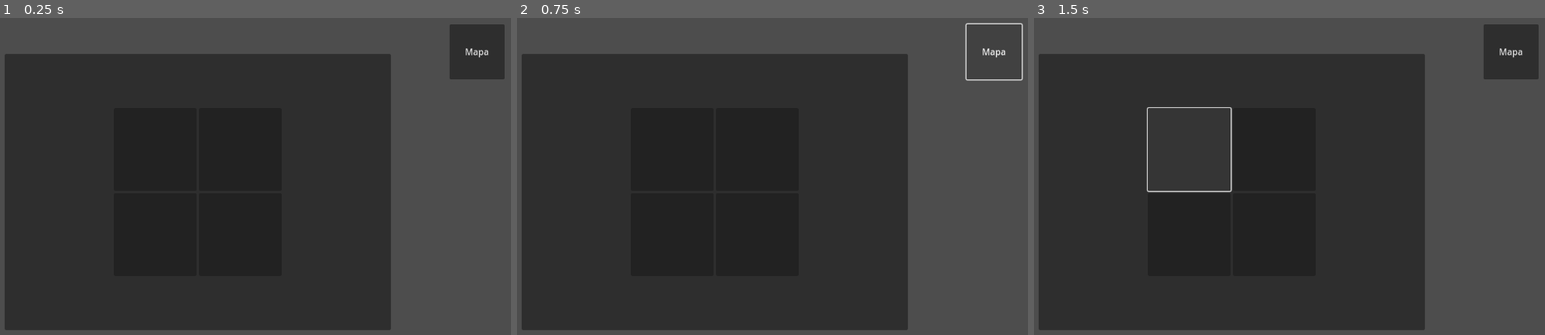
Above: before the commit, frames 1-3 (left to right).
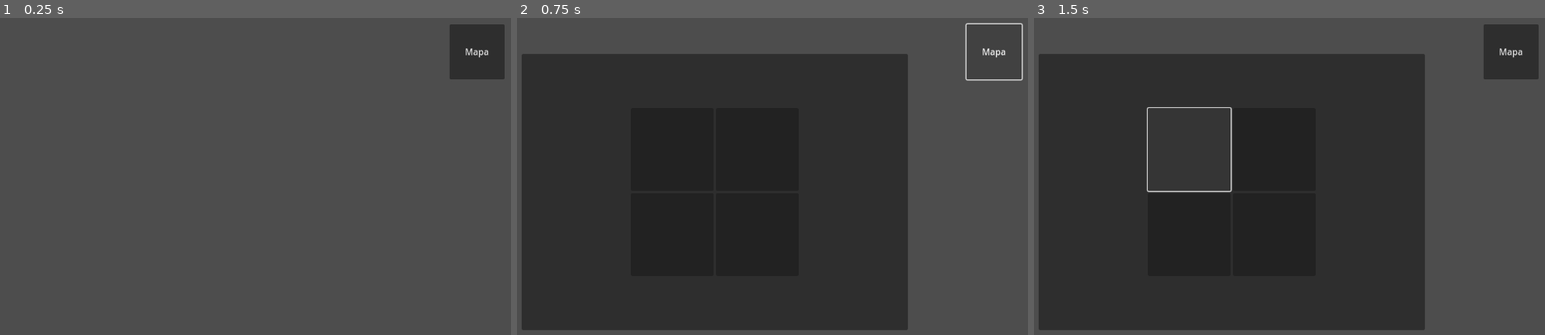
Above: after the commit, the same moments.

Repository: LordPapin/P_M_y_M
Game: Godot game, scene res://boton_escenarios.tscn
The game is run twice, just before and just after one commit, with the same random seed, the same clock (stepped at 60 frames per second) and the same inputs. The project has no main scene, so this scene is started directly.
Inputs (mouse positions are in pixels of both pictures, inside the frame that each line leads up to):
- Up to frame 1 (0.25 s): no input
- Up to frame 2 (0.75 s): click "Mapa" at 0.5 s
- Up to frame 3 (1.5 s): click (1187, 147) at 1.25 s

The runs differ from the first frame. In frame 1, 66% of the frame differs, in the area x 0-77%, y 11-99%; in frame 2, nothing differs; in frame 3, nothing differs.

Commit message:
script de cambio de escenarios
Al clickear el botón de mapa, se despliega un panel que nos ofrece clickear distintos botones. Cada uno nos cambiará de escenarios (cuando los haya) y además existe un botón para cerrar el panel del mapa.

Diff:
--- /dev/null
+++ b/p-m-y-m/boton_escenarios.gd
@@ -0,0 +1,38 @@
+extends Control
+
+@onready var boton = $MarginContainer/Button
+@onready var menu = $MarginContainer/menu
+
+#acá debería ir la ruta a la escena inicial del juego
+var escena_actual = ""
+
+func _ready():
+	menu.visible = false
+	escena_actual = get_tree().current_scene.scene_file_path
+
+func _on_button_pressed() -> void:
+	menu.visible = true
+
+func cambiar_escena(ruta_escena):
+	if ruta_escena == escena_actual:
+		menu.visible = false
+		return
+	get_tree().change_scene_to_file(ruta_escena)
+
+#acá debería ir la ruta a una escena del juego
+func _on_escenario_1_pressed() -> void:
+	#cambiar_escena("")
+	print("cambiaste a escenario 1")
+
+#acá debería ir la ruta a una escena del juego
+func _on_escenario_2_pressed() -> void:
+	#cambiar_escena("")
+	print("cambiaste a escenario 2")
+
+#acá debería ir la ruta a una escena del juego
+func _on_escenario_3_pressed() -> void:
+	#cambiar_escena("")
+	print("cambiaste a escenario 3")
+
+func _on_salir_pressed() -> void:
+	menu.visible = false
--- a/p-m-y-m/boton_escenarios.tscn
+++ b/p-m-y-m/boton_escenarios.tscn
@@ -1,4 +1,6 @@
-[gd_scene format=3 uid="uid://le27n0xf4g4n"]
+[gd_scene load_steps=2 format=3 uid="uid://le27n0xf4g4n"]
+
+[ext_resource type="Script" uid="uid://xesrka6h3op4" path="res://boton_escenarios.gd" id="1_axoj2"]
 
 [node name="boton_escenarios" type="Control"]
 layout_mode = 3
@@ -7,6 +9,7 @@
 anchor_bottom = 1.0
 grow_horizontal = 2
 grow_vertical = 2
+script = ExtResource("1_axoj2")
 
 [node name="MarginContainer" type="MarginContainer" parent="."]
 layout_mode = 1
@@ -28,6 +31,7 @@
 text = "Mapa"
 
 [node name="menu" type="Panel" parent="MarginContainer"]
+visible = false
 custom_minimum_size = Vector2(700, 500)
 layout_mode = 2
 size_flags_horizontal = 4
@@ -75,3 +79,9 @@
 [node name="salir" type="Button" parent="MarginContainer/menu/MarginContainer/VBoxContainer/HBoxContainer2"]
 custom_minimum_size = Vector2(150, 150)
 layout_mode = 2
+
+[connection signal="pressed" from="MarginContainer/Button" to="." method="_on_button_pressed"]
+[connection signal="pressed" from="MarginContainer/menu/MarginContainer/VBoxContainer/HBoxContainer/escenario1" to="." method="_on_escenario_1_pressed"]
+[connection signal="pressed" from="MarginContainer/menu/MarginContainer/VBoxContainer/HBoxContainer/escenario2" to="." method="_on_escenario_2_pressed"]
+[connection signal="pressed" from="MarginContainer/menu/MarginContainer/VBoxContainer/HBoxContainer2/escenario3" to="." method="_on_escenario_3_pressed"]
+[connection signal="pressed" from="MarginContainer/menu/MarginContainer/VBoxContainer/HBoxContainer2/salir" to="." method="_on_salir_pressed"]
Not shown, added: p-m-y-m/boton_escenarios.gd.uid
